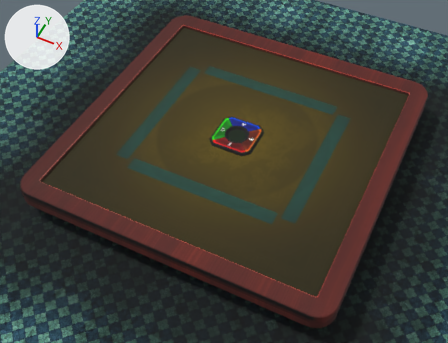
Renders of the FBX model Model/majiangzhuo.FBX from each side of a commit.
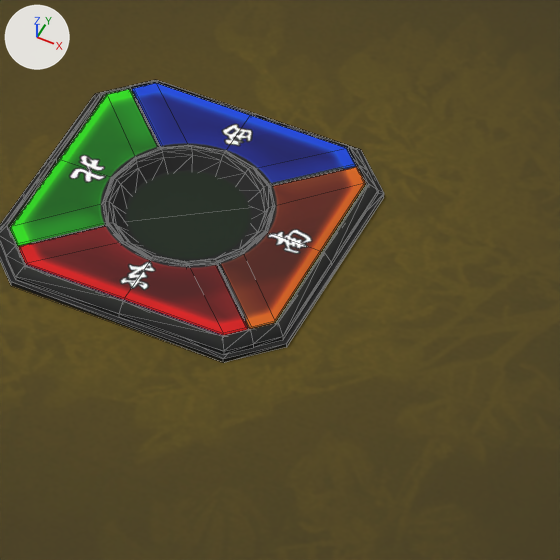
Each version is shown from a 50 mm lens placed at (0.591, -1.274, 1.401), pointed at (0.002, -0.095, -0.072), then close up on the part from 47% to 65% of the width and 31% to 54% of the height. Arrows for +X, +Y and +Z are at upper left; the lights stay in place. The close-ups show mesh edges as thin lines. Where no turn or scale is listed for an object, it has been applied to the vertices.

The first close-up shows 'DNXB', 'DNXB_bei', 'DNXB_dong', 'DNXB_nan', 'DNXB_xi', 'zhuo'.
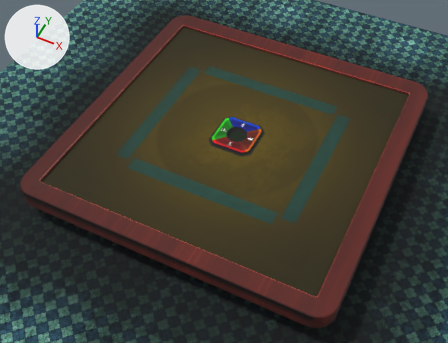
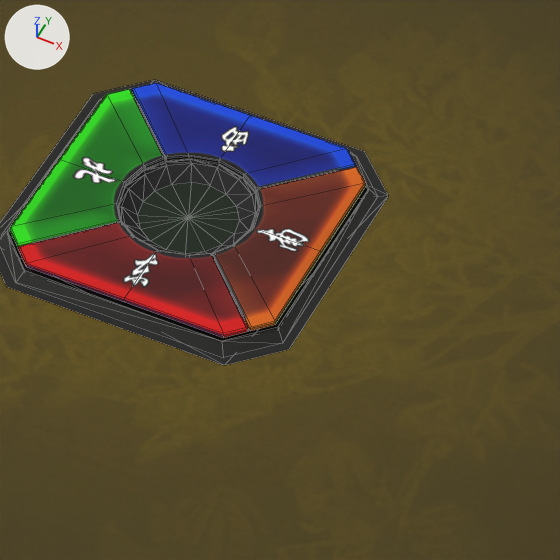
Edits to the bpy script that builds the scene:
```text
Change me_mesh_004:
    where me_mesh_004.from_pydata(...)  # 30 vertices, 24 faces; spans x 0.0269..0.065, y -0.0563..0.0563, z 0.0067..0.0088
    used by ob_dnxb_nan; location = (0.0, 0.0, 0.0)
    me_mesh_004 part 3: all 15 vertices in x 0.0269..0.0381, y -0.0264..0.0264, z 0.0072..0.0088 are scaled about the mesh origin by (0.838, 0.838, 1)
Change me_mesh_002:
    used by ob_dnxb; location = (0.0, 0.0, 0.0)
    remove me_mesh_002.from_pydata(...)  # 193 vertices, 302 faces; spans x -0.0725..0.0725, y -0.0725..0.0725, z -0.0005..0.0092
    add me_mesh_002.from_pydata(...)  # 113 vertices, 182 faces; spans x -0.0743..0.0743, y -0.0743..0.0743, z 0.0..0.0061
    me_mesh_002 part 4: the loose piece of 16 vertices spanning x -0.0725..0.0725, y -0.0725..0.0725, z -0.0005..0.0023 is rebuilt with 8 vertices and now spans x -0.0743..0.0743, y -0.0743..0.0743, z 0.0003
    me_mesh_002 part 5: the loose piece of 4 vertices spanning x 0.0252..0.057, y -0.057..-0.0252, z 0.0071..0.0076 is deleted
    me_mesh_002 part 6: 152 vertices removed from x -0.0701..0.0701, y -0.0701..0.0701, z 0.0006..0.0092; 96 vertices added at x -0.0701..0.0701, y -0.0701..0.0701, z 0.0..0.0061
Change me_mesh_005:
    where me_mesh_005.from_pydata(...)  # 30 vertices, 24 faces; spans x -0.0563..0.0563, y 0.0269..0.065, z 0.0067..0.0088
    used by ob_dnxb_xi; location = (0.0, 0.0, 0.0)
    me_mesh_005 part 2: all 15 vertices in x -0.0264..0.0264, y 0.0269..0.0381, z 0.0072..0.0088 are scaled about the mesh origin by (0.838, 0.838, 1)
Change me_mesh_006:
    where me_mesh_006.from_pydata(...)  # 30 vertices, 24 faces; spans x -0.065..-0.0269, y -0.0563..0.0563, z 0.0067..0.0088
    used by ob_dnxb_bei; location = (0.0, 0.0, 0.0)
    me_mesh_006 part 1: all 15 vertices in x -0.0381..-0.0269, y -0.0264..0.0264, z 0.0072..0.0088 are scaled about the mesh origin by (0.838, 0.838, 1)
Change me_mesh_003:
    where me_mesh_003.from_pydata(...)  # 30 vertices, 24 faces; spans x -0.0563..0.0563, y -0.065..-0.0269, z 0.0067..0.0088
    used by ob_dnxb_dong; location = (0.0, 0.0, 0.0)
    me_mesh_003 part 7: all 15 vertices in x -0.0264..0.0264, y -0.0381..-0.0269, z 0.0072..0.0088 are scaled about the mesh origin by (0.838, 0.838, 1)
```

What differs and where, as boxes (x1, y1, x2, y2) in the close-ups (560 x 560 px; the box of a moved part takes in the faces that stretch with it):
'DNXB', reshaped
    before: (0, 80, 384, 362)
    after: (0, 80, 388, 365)
'DNXB_dong', reshaped
    before: (18, 225, 249, 336)
    after: (18, 221, 249, 338)
'DNXB_nan', reshaped
    before: (218, 167, 366, 330)
    after: (213, 167, 366, 331)
'DNXB_bei', reshaped
    before: (10, 89, 160, 247)
    after: (10, 89, 165, 247)
'DNXB_xi', reshaped
    before: (132, 83, 356, 186)
    after: (132, 83, 356, 191)
part 1 of me_mesh_006, moved or reshaped
    before: (11, 89, 160, 247)
    after: (11, 89, 165, 247)
part 3 of me_mesh_004, moved or reshaped
    before: (218, 167, 365, 330)
    after: (213, 167, 365, 330)
part 4 of me_mesh_002, rebuilt
    before: (0, 80, 384, 362)
    after: (0, 80, 388, 365)
part 5 of me_mesh_002, deleted
    before: (218, 266, 249, 329)
part 6 of me_mesh_002, moved or reshaped
    before: (0, 80, 378, 354)
    after: (0, 92, 377, 357)
part 7 of me_mesh_003, moved or reshaped
    before: (19, 225, 248, 333)
    after: (19, 221, 248, 333)
